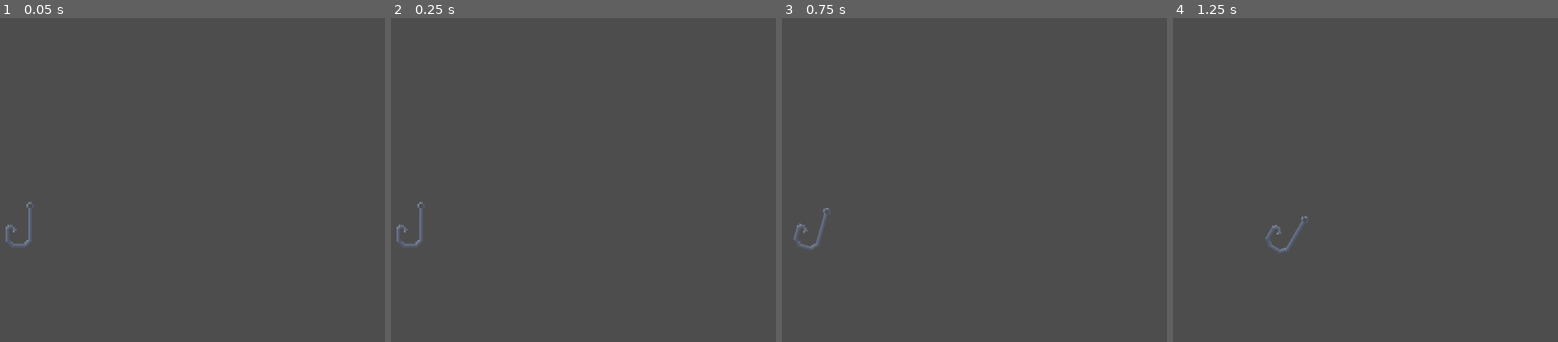
Above: before the commit, frames 1-4 (left to right).
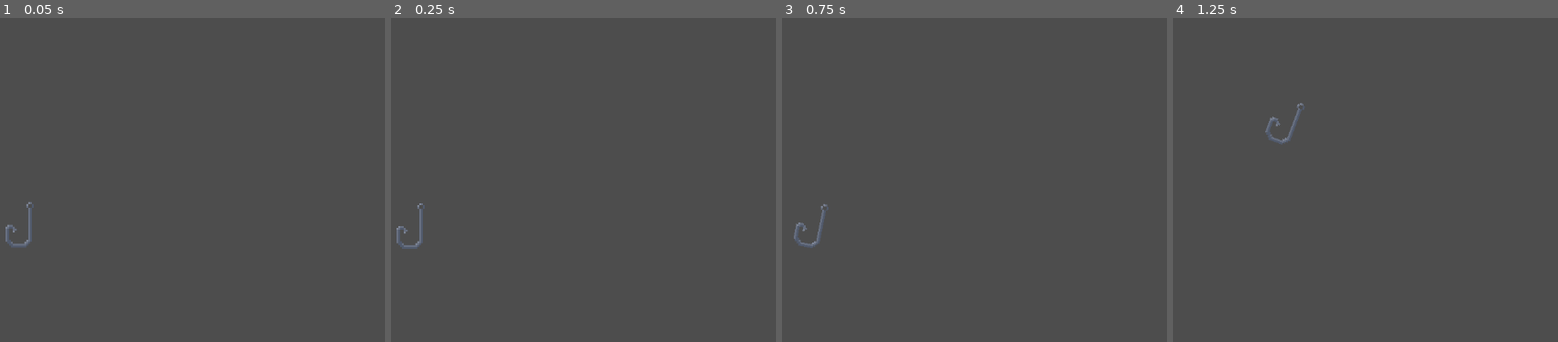
Above: after the commit, the same moments.

Repository: jem557/wizard-fishing
Game: Godot game, scene res://root.tscn
Same seed, same stepped clock (60 frames per second), same inputs: the game is played once before the commit and once after it. This scene is started directly instead of the project's main scene.
Inputs:
- Up to frame 1 (0.05 s): no input
- Up to frame 2 (0.25 s): no input
- Up to frame 3 (0.75 s): tap Enter at 0.5 s; hold D (right) from 0.53 s (still down); hold Space (reel, bound only after the commit) from 0.53 s (still down)
- Up to frame 4 (1.25 s): keep holding D (right); keep holding Space (reel, bound only after the commit)

Frame 1 is identical in both runs. In frame 2, less than 0.1% of the frame differs, in the area x 1-9%, y 56-72%; in frame 3, 0.2%; in frame 4, 0.5%, in the area x 23-36%, y 26-73%.

Commit message:
Hook movement
adjusted hook movement to allow reeling control

Diff:
--- /dev/null
+++ b/fish.tscn
@@ -0,0 +1,3 @@
+[gd_scene format=3 uid="uid://dl2f0vkp4qbin"]
+
+[node name="Fish" type="RigidBody2D" unique_id=652817182]
--- a/hook.gd
+++ b/hook.gd
@@ -1,18 +1,25 @@
 extends RigidBody2D
 
 @export var lateral_force: float = 200.0
+@export var vertical_force: float = -300.0
 @export var max_lateral_speed: float = 150.0
+@export var sink_speed : float = 100
 
 func _ready() -> void:
-	gravity_scale = 0.3  # slow sink
+	pass
 
 func _physics_process(delta: float) -> void:
+	gravity_scale = 2.0
 	var dir = 0.0
 	if Input.is_action_pressed("left"):
 		dir = -1.0
 	if Input.is_action_pressed("right"):
 		dir = 1.0
+	if Input.is_action_pressed("reel"):
+		apply_force(Vector2(0, vertical_force))
 
+	if linear_velocity.y >= sink_speed:
+		linear_velocity.y = sink_speed
 	# Only apply force if under max lateral speed
 	if abs(linear_velocity.x) < max_lateral_speed:
 		apply_force(Vector2(lateral_force * dir, 0))
--- a/hook.tscn
+++ b/hook.tscn
@@ -7,6 +7,7 @@
 radius = 9.0
 
 [node name="Hook" type="RigidBody2D" unique_id=902387157]
+gravity_scale = 2.0
 linear_damp = 0.05
 script = ExtResource("1_n13h4")
 
--- a/project.godot
+++ b/project.godot
@@ -32,6 +32,11 @@
 "events": [Object(InputEventKey,"resource_local_to_scene":false,"resource_name":"","device":-1,"window_id":0,"alt_press …(192 unchanged characters)…
 ]
 }
+reel={
+"deadzone": 0.2,
+"events": [Object(InputEventKey,"resource_local_to_scene":false,"resource_name":"","device":-1,"window_id":0,"alt_pressed":false,"shift_pressed":false,"ctrl_pressed":false,"meta_pressed":false,"pressed":false,"keycode":0,"physical_keycode":32,"key_label":0,"unicode":32,"location":0,"echo":false,"script":null)
+]
+}
 
 [physics]
 
